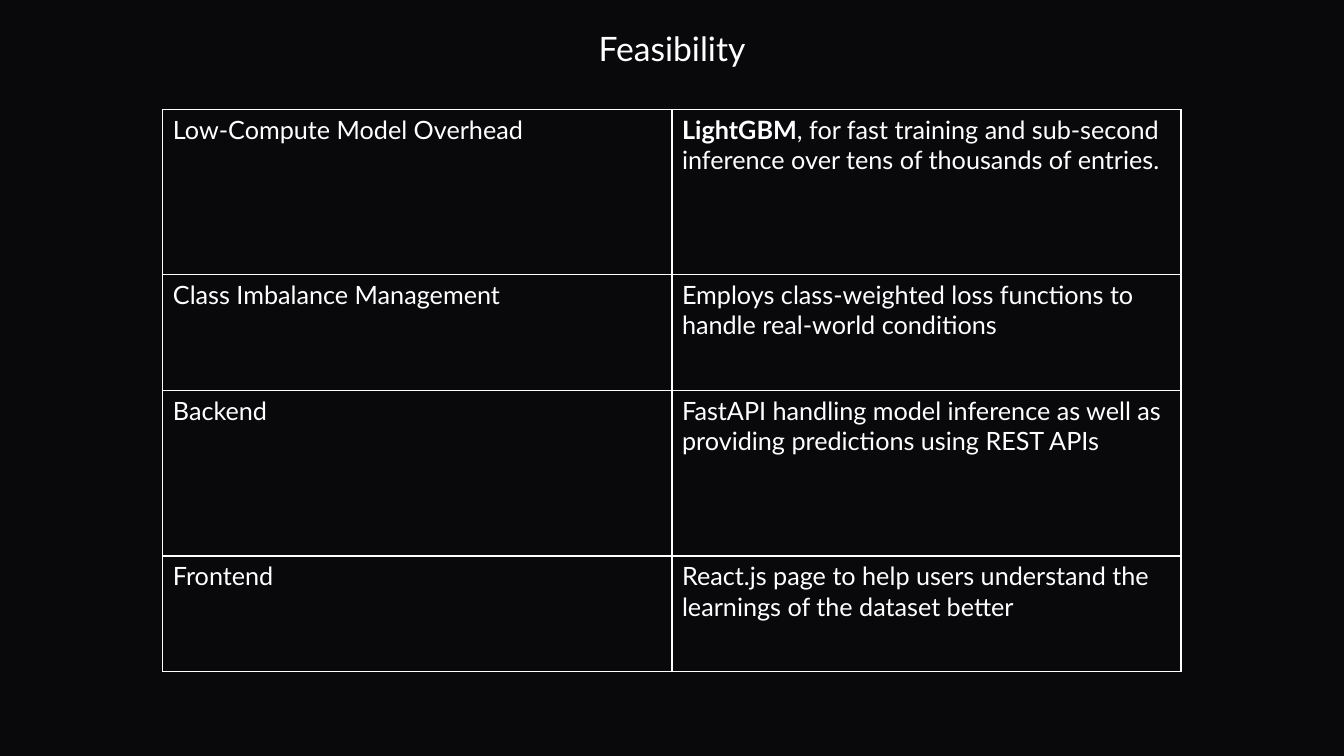
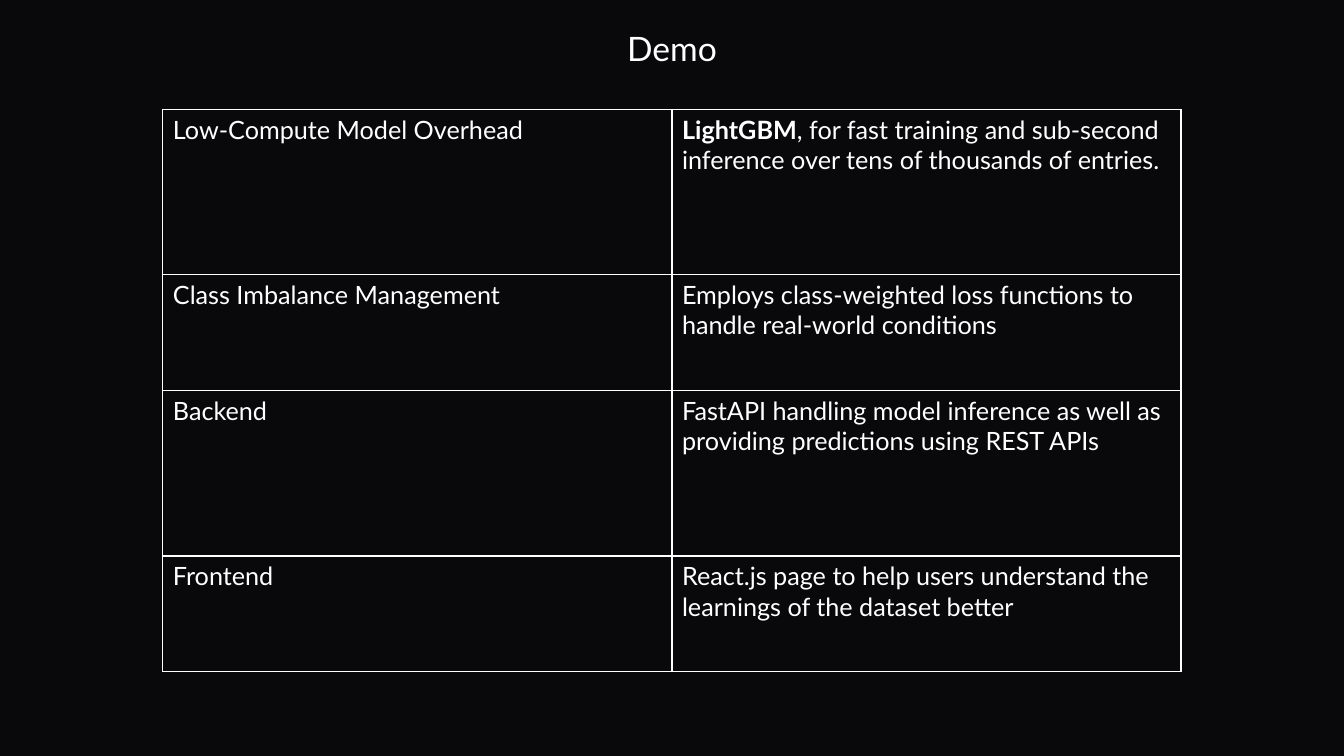
Before and after one commit to Sham-Uday/3VS_Electricity_Theft_Detection, a slide deck: slide 14 of backend/FINAL REVIEW.pptx (slide 10 before the commit). Drawn at 1344x756 pixels with LibreOffice and Linux fonts; fonts in the diff are those of the drawing; background and template pictures are left out. Boxes give left, top, right and bottom in pixels: in the first picture for what was removed or moved away, otherwise in the second. Text is boxed around its words. In the diff, an @@ line names an element or a change of style, - is before the commit and + after.

Commit message:
final: ppt

```diff
--- a/backend/FINAL REVIEW.pptx
+++ b/backend/FINAL REVIEW.pptx
@@ text at bbox=[627, 37, 717, 62]: text changed @@
-Feasibility
+Demo
```
Also in this commit, not shown: 2 other slides changed, 4 slides added, 2 slides removed.
